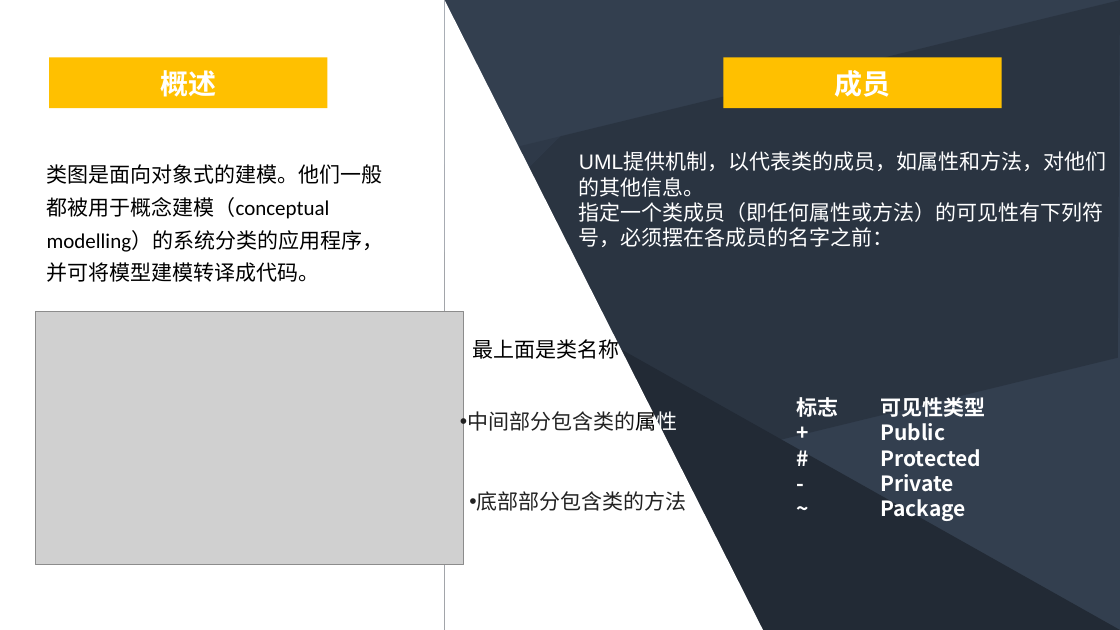
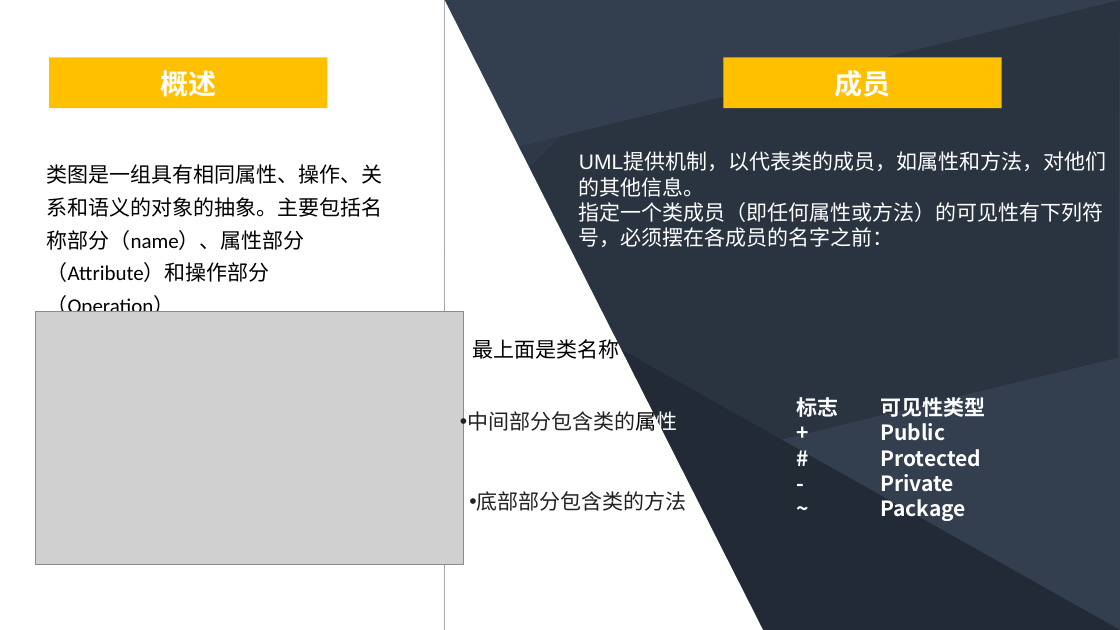
Before and after one commit to PRD2018-G03/PRD2018-G03-SoftwareEngineeringProject, a slide deck: slide 5 of 非受控文档/5_骆佳俊/深蓝低调稳重商务PPT模板-类图骆佳俊部分.pptx (slide 4 before the commit). Drawn at 1120x630 pixels with LibreOffice and Linux fonts; fonts in the diff are those of the drawing; grey boxes stand for pictures. Boxes give left, top, right and bottom in pixels: in the first picture for what was removed or moved away, otherwise in the second. Text is boxed around its words. In the diff, an @@ line names an element or a change of style, - is before the commit and + after.

```diff
--- a/非受控文档/5_骆佳俊/深蓝低调稳重商务PPT模板-类图骆佳俊部分.pptx
+++ b/非受控文档/5_骆佳俊/深蓝低调稳重商务PPT模板-类图骆佳俊部分.pptx
@@ text at [47, 164, 383, 282]: text changed @@
-类图是面向对象式的建模。他们一般都被用于概念建模（conceptual modelling）的系统分类的应用程序，并可将模型建模转译成代码。
+类图是一组具有相同属性、操作、关系和语义的对象的抽象。主要包括名称部分（name）、属性部分（Attribute）和操作部分（Operation）
```
Also in this commit, not shown: 4 other slides changed, 12 slides added, 4 slides removed.
